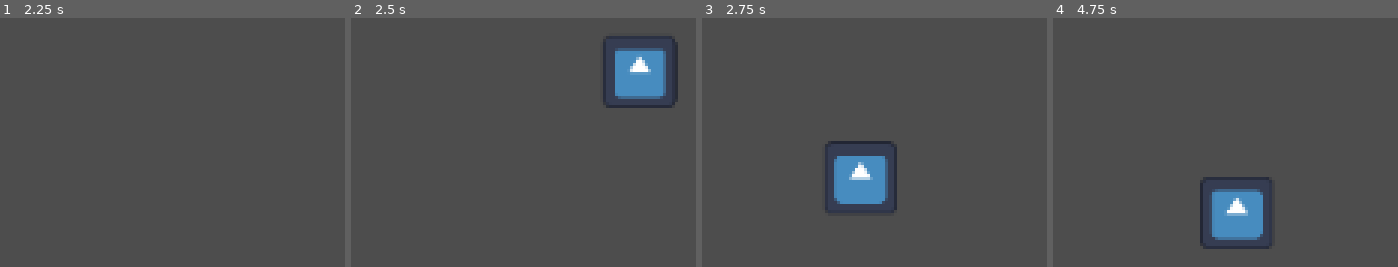
Above: before the commit, frames 1-4 (left to right).
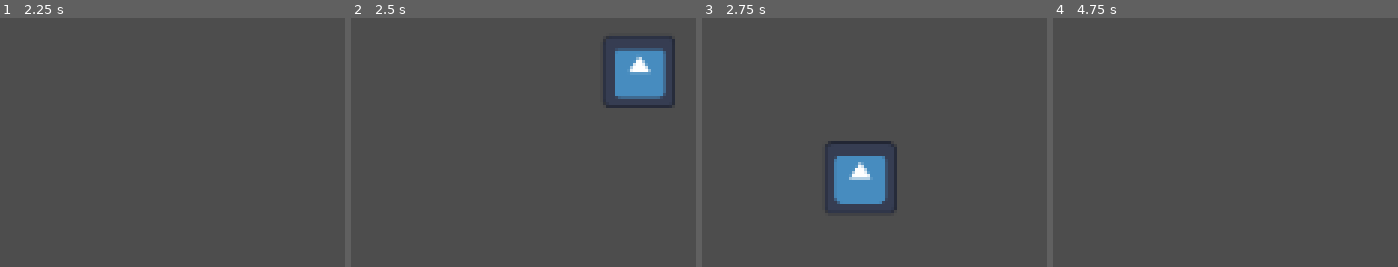
Above: after the commit, the same moments.

Repository: Layinginabliss/Metroidvania-game-jam-nov-2026
Game: Godot game, scene res://player_door_slam_in_the_face_enemy/main_test.tscn
The game is run twice, just before and just after one commit, with the same random seed, the same clock (stepped at 60 frames per second) and the same inputs. The project has no main scene, so this scene is started directly. The engine's default icon, where the game draws it, is replaced by a stand-in: a white triangle on a blue panel in a dark square.
Inputs (mouse positions are in pixels of both pictures, inside the frame that each line leads up to):
- Up to frame 1 (2.25 s): tap Enter (ui_accept) at 0.5, 0.77, 1.07, 1.25, 1.52, 1.55, 1.82, 2, 2.1 s; move the mouse to (outside the picture) at 0.52 s; hold D (right) 0.53-2.03 s; click (outside the picture) at 0.6 s; right-click (outside the picture) at 0.8 s; move the mouse to (outside the picture) at 1.27 s; right-click (outside the picture) at 1.35 s; move the mouse to (outside the picture) at 2.02 s; hold A (left) from 2.03 s (still down)
- Up to frame 2 (2.5 s): keep holding A (left); click (outside the picture) at 2.3 s
- Up to frame 3 (2.75 s): keep holding A (left)
- Up to frame 4 (4.75 s): move the mouse to (outside the picture) at 2.77 s; release A (left) at 2.78 s; hold D (right) 2.78-4.28 s; click (outside the picture) at 2.85 s; tap Enter (ui_accept) at 3.02, 3.32, 3.5, 3.77, 3.8, 4.07, 4.25, 4.52 s; right-click (outside the picture) at 3.05 s; move the mouse to (outside the picture) at 3.52 s; right-click (outside the picture) at 3.6 s; move the mouse to (outside the picture) at 4.27 s; hold A (left) from 4.28 s (still down); tap R (enemy_attack) at 4.35 s; click (outside the picture) at 4.55 s

Frame 1 is identical in both runs. In frame 2, 0.2% of the frame differs, in the area x 84-95%, y 9-34%; in frame 3, less than 0.1%; in frame 4, 3.9%, in the area x 42-64%, y 63-93%.

Commit message:
little bit of refactoring

Diff:
--- a/player_door_slam_in_the_face_enemy/attack.gd
+++ b/player_door_slam_in_the_face_enemy/attack.gd
@@ -10,7 +10,7 @@
 
 
 
-func damge(x):
+func damage(x):
 	if not $cool_down.visible and inside_area != null:
 		var viewport_size = get_viewport_rect().size
 
--- a/player_door_slam_in_the_face_enemy/character_body_2d.gd
+++ b/player_door_slam_in_the_face_enemy/character_body_2d.gd
@@ -4,8 +4,8 @@
 @export var speed := 250.0
 @export var jump_velocity := -400.0
 
-@export var dash_speed := 700.0
-@export var dash_duration := 0.18
+@export var dash_speed := 1000.0
+@export var dash_duration := 0.2
 
 var gravity = ProjectSettings.get_setting("physics/2d/default_gravity")
 
@@ -19,31 +19,25 @@
 	show_direction("left")
 
 
-func show_direction(direction: String):
+func show_direction(direction: String) -> void:
 	for x in $directions.get_children():
 		x.visible = direction == x.name
 
+func animate_direction(dir: Vector2) -> void:
+	if dir.x < 0: show_direction("left")
+	if dir.x > 0: show_direction("right")
+	if dir.y > 0: show_direction("up")
+	if dir.y < 0: show_direction("down")
 
-func _physics_process(delta):
+func attack() -> void:
+	for x in $directions.get_children():
+		if x.visible and x.inside_area != null:
+			x.damage(1)
 
-	# Reset abilities on ground
-	if is_on_floor():
-		jumps_left = 2
-		has_air_dashed = false
-
-	# Horizontal / vertical input
-	var direction_x = Input.get_axis("left", "right")
-	var direction_y = Input.get_axis("down", "up")
-
-	# Jump / double jump
-	if Input.is_action_just_pressed("ui_accept") and jumps_left > 0:
-		velocity.y = jump_velocity
-		jumps_left -= 1
-
-	# Air dash
+func air_dash(direction: Vector2, delta: float) -> void:
 	if Input.is_action_just_pressed("dash") and not is_on_floor() and not has_air_dashed:
 
-		var dash_direction = Vector2(direction_x, direction_y)
+		var dash_direction = direction
 
 		# If no direction pressed, dash towards facing direction
 		if dash_direction == Vector2.ZERO:
@@ -64,6 +58,7 @@
 		if dash_timer <= 0:
 			is_dashing = false
 
+func normal_move(direction_x: float, delta: float) -> void:
 	# Gravity
 	if not is_on_floor() and not is_dashing:
 		velocity.y += gravity * delta
@@ -72,21 +67,32 @@
 	if not is_dashing:
 		velocity.x = direction_x * speed
 
-	# Direction visuals
-	if direction_x < 0:
-		show_direction("left")
-	if direction_x > 0:
-		show_direction("right")
-	if direction_y > 0:
-		show_direction("up")
-	if direction_y < 0:
-		show_direction("down")
-
-	# Attack
-	if Input.is_action_just_pressed("attack"):
-		for x in $directions.get_children():
-			if x.visible and x.inside_area != null:
-				x.damge(1)
+func jump() -> void:
+	velocity.y = jump_velocity
+	jumps_left -= 1
 
 
+func _physics_process(delta: float) -> void:
+
+	# Reset abilities on ground
+	if is_on_floor():
+		jumps_left = 2
+		has_air_dashed = false
+
+	# Horizontal / vertical input
+	var direction_x = Input.get_axis("left", "right")
+	var direction_y = Input.get_axis("down", "up")
+	var direction = Vector2(direction_x, direction_y)
+
+	# Jump / double jump
+	if Input.is_action_just_pressed("ui_accept") and jumps_left > 0: jump()
+
+	air_dash(direction, delta)
+
+	normal_move(direction_x, delta)
+
+	animate_direction(Vector2(direction_x, direction_y))
+
+	if Input.is_action_just_pressed("attack"): attack()
+
 	move_and_slide()
--- a/player_door_slam_in_the_face_enemy/main_test.tscn
+++ b/player_door_slam_in_the_face_enemy/main_test.tscn
@@ -164,5 +164,3 @@
 
 [node name="move_toward" type="Node2D" parent="door" unique_id=528259066]
 position = Vector2(-168, 0)
-
-[connection signal="timeout" from="CharacterBody2D/directions/right/cool_down/attack_cool_down" to="CharacterBody2D/directions/right" method="_on_attack_cool_down_timeout"]
--- a/player_template/main_test.tscn
+++ b/player_template/main_test.tscn
@@ -155,5 +155,3 @@
 text = "left click to attack
 righ click to dash
 wasd to move and look"
-
-[connection signal="timeout" from="CharacterBody2D/directions/right/cool_down/attack_cool_down" to="CharacterBody2D/directions/right" method="_on_attack_cool_down_timeout"]
